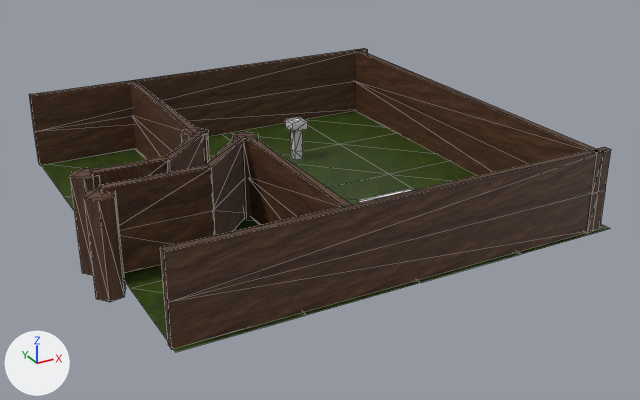
Before and after pictures for a commit that changed the glTF model custom_assets/jak1/levels/testlvla/testlvla.glb.
Rendered twice from a 50 mm camera at (-2031.4, -149.1, 79.0) aimed at (-1950.4, -1.8, 5.3). Lighting does not change. The marker at lower left points along +X, +Y and +Z. Mesh edges are drawn as thin lines. Where no turn or scale is listed for an object, it has been applied to the vertices. Vertices at the same position are counted once.
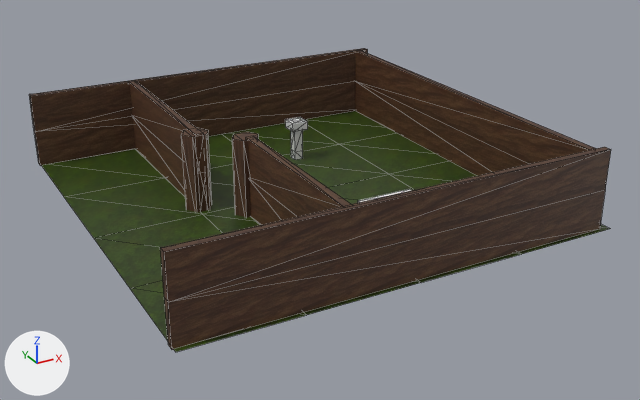
Boxes [x1, y1, x2, y2] around the edits, measured in the pictures (640 x 400 px; the box of a moved part takes in the faces that stretch with it):
part 1 of me_cylinder_003, moved or reshaped
    before: [355, 50, 604, 233]
    after: [355, 50, 596, 176]
part 2 of me_cylinder_003, deleted (brown)
    before: [70, 131, 246, 302]

The change, as a diff of the scene's bpy script:
```diff
--- a/custom_assets/jak1/levels/testlvla/testlvla.glb.py
+++ b/custom_assets/jak1/levels/testlvla/testlvla.glb.py
@@ me_cylinder_003 @@
 # used by ob_cylinder_003; location = (-1998.0, -3.6, 5.1)
-me_cylinder_003.from_pydata(...)  # 156 vertices, 260 faces; spans x -3.1..88.5, y -36.2..51.7, z -2.8..16.8
+me_cylinder_003.from_pydata(...)  # 84 vertices, 140 faces; spans x 1.5..88.5, y -35.9..51.7, z -2.8..16.3
+# me_cylinder_003 part 1: the loose piece of 12 vertices spanning x 84.8..86.4, y -36.2..50.8, z -0.1..16.3 is scaled about its middle by (1, 0.975, 1), then moved by (0.0, 1.0, 0.0)
+# me_cylinder_003 part 2: 6 loose pieces with 72 vertices, spanning x -3.1..32.1, y -13.0..10.9, z -2.8..16.8, are deleted
 me_cylinder_003.materials.append(mat_tst_wall)
```
